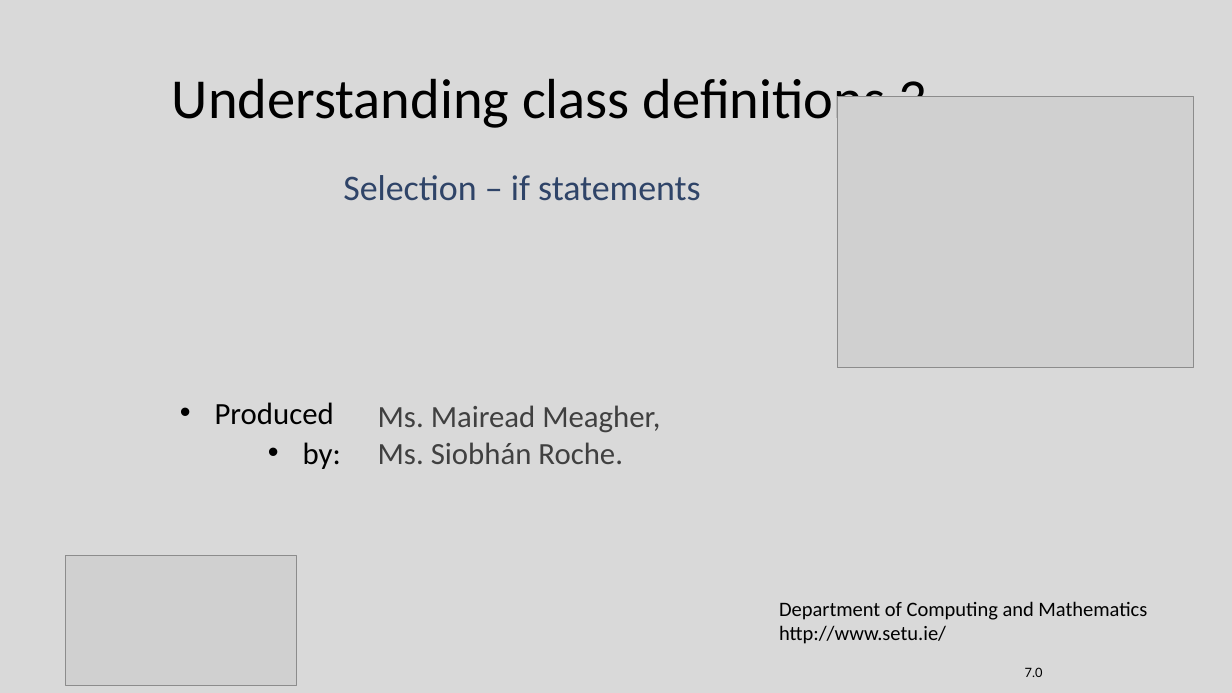
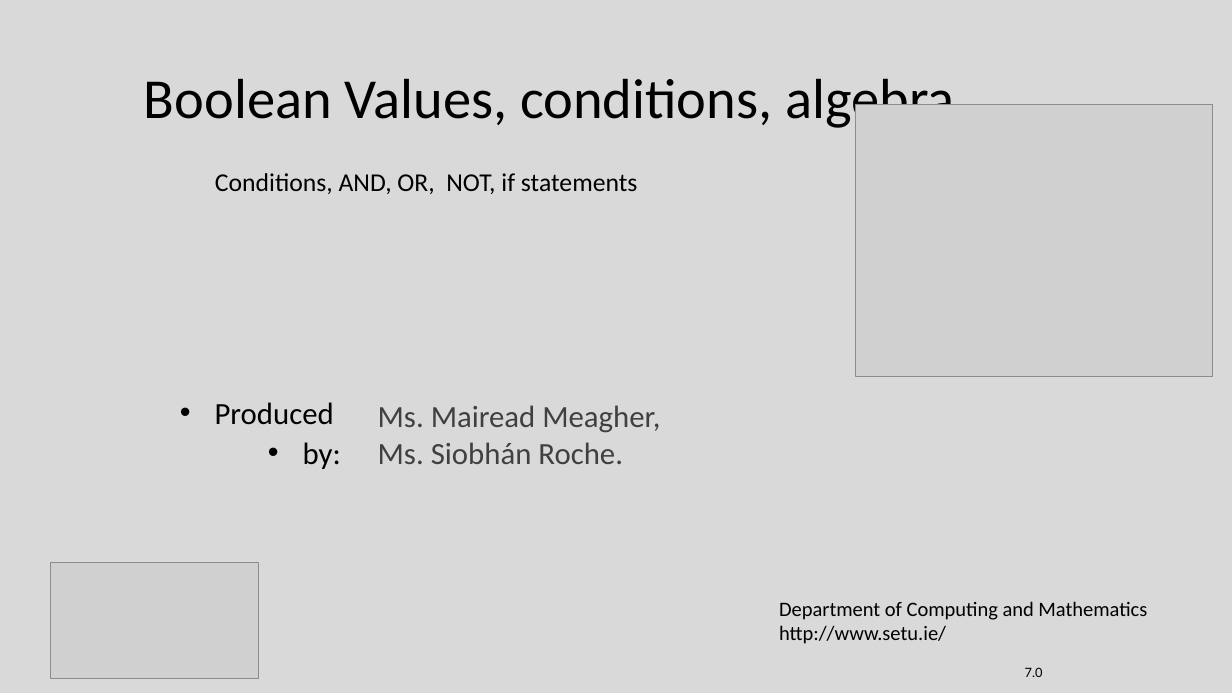
Before and after one commit to Programming-Fundamentals-SETU/prog-fund-1-sept-25, a slide deck: slide 1 of topic04-selection/unit-1/talk-3/c-boolean-cond.pptx. Drawn at 1232x693 pixels with LibreOffice and Linux fonts; fonts in the diff are those of the drawing; grey boxes stand for pictures. Boxes give left, top, right and bottom in pixels: in the first picture for what was removed or moved away, otherwise in the second. Text is boxed around its words. In the diff, an @@ line names an element or a change of style, - is before the commit and + after.

```diff
--- a/topic04-selection/unit-1/talk-3/c-boolean-cond.pptx
+++ b/topic04-selection/unit-1/talk-3/c-boolean-cond.pptx
@@ title at [144,78,954,132]: text changed @@
-Understanding class definitions 3
+Boolean Values, conditions, algebra
@@ picture: place and size @@
-picture at [837,96,1193,368]
+picture at [856,104,1212,376]
@@ text added at [215,173,638,194], 20 pt, text #000000 @@
+Conditions, AND, OR, NOT, if statements
@@ text removed at [343,175,701,201] @@
-Selection – if statements
@@ picture: place and size @@
-picture at [66,556,297,686]
+picture at [51,563,259,679]
```
Also in this commit, not shown: 1 other slide changed, 11 slides added, 15 slides removed, 4 other files.
